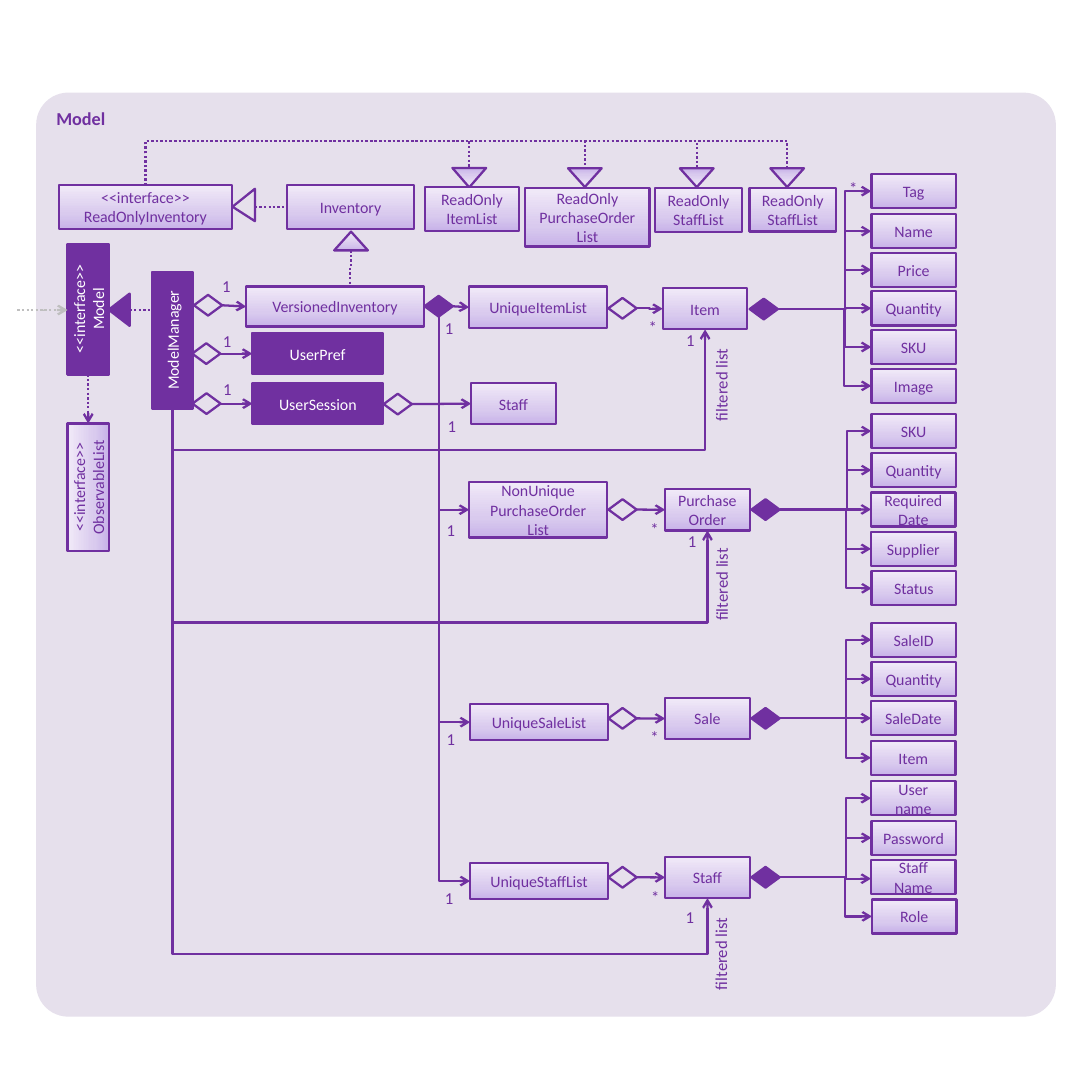
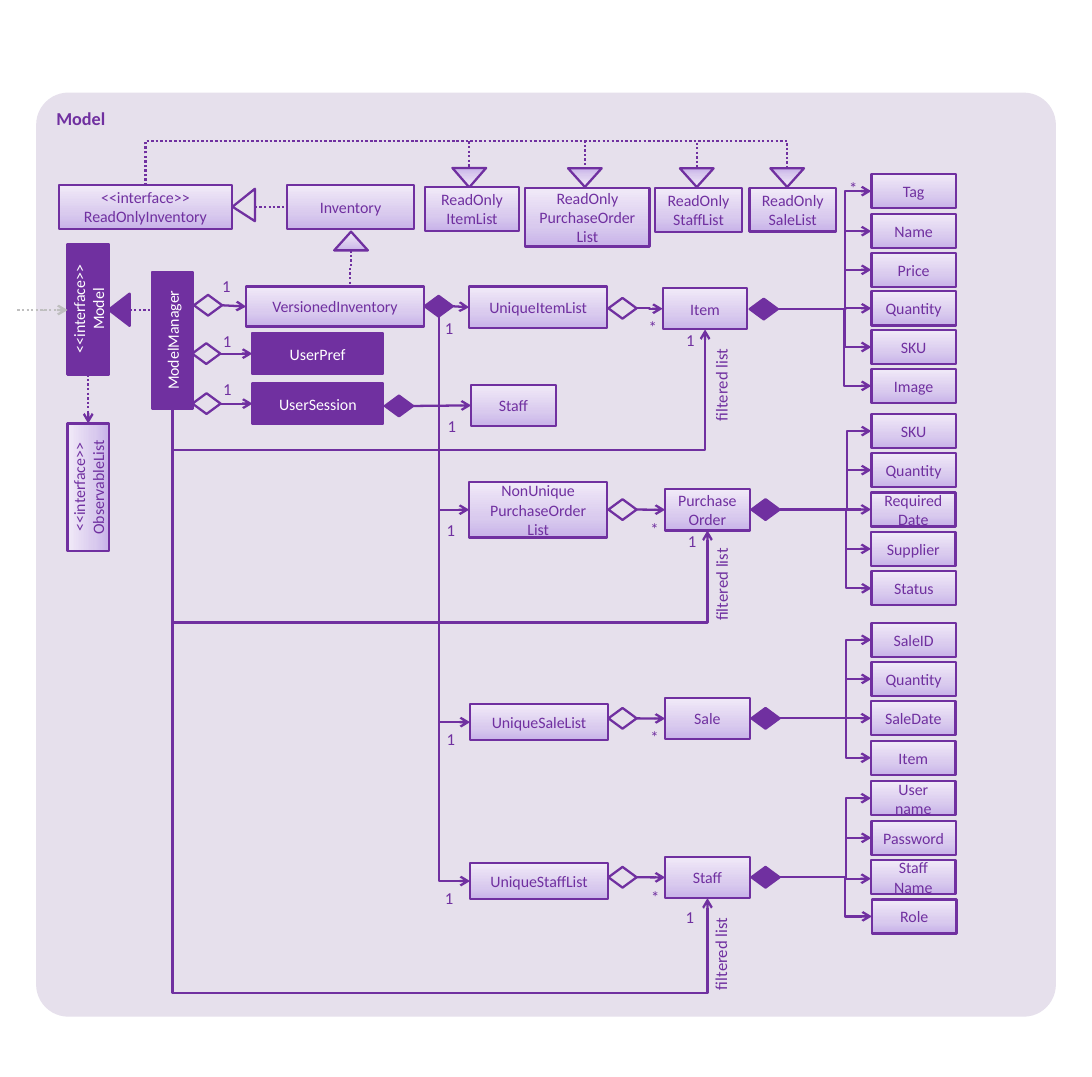
Before and after one commit to zulq9/main, a slide deck: slide 1 of docs/diagrams/ModelComponentClassDiagram.pptx. Drawn at 1092x1077 pixels with LibreOffice and Linux fonts; fonts in the diff are those of the drawing. Boxes give left, top, right and bottom in pixels: in the first picture for what was removed or moved away, otherwise in the second. Text is boxed around its words. In the diff, an @@ line names an element or a change of style, - is before the commit and + after.

```diff
--- a/docs/diagrams/ModelComponentClassDiagram.pptx
+++ b/docs/diagrams/ModelComponentClassDiagram.pptx
@@ text in rectangle at <box>769,214,817,225</box>: text changed @@
-StaffList
+SaleList
@@ elbow arrow (173, 408) - (708, 899): route changed @@
@@ diamond at <box>384,395,413,416</box>: fill none to #7030A0 @@
```
Also in this commit, not shown: 1 other file.
